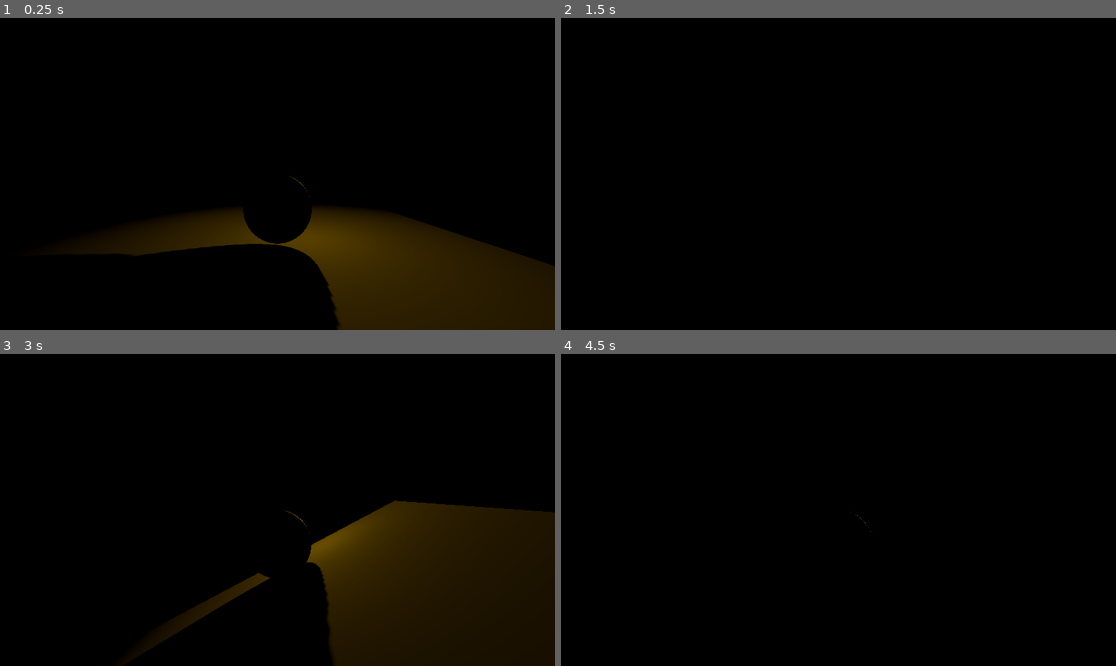
Above: before the commit, frames 1-4 (two rows, left to right).
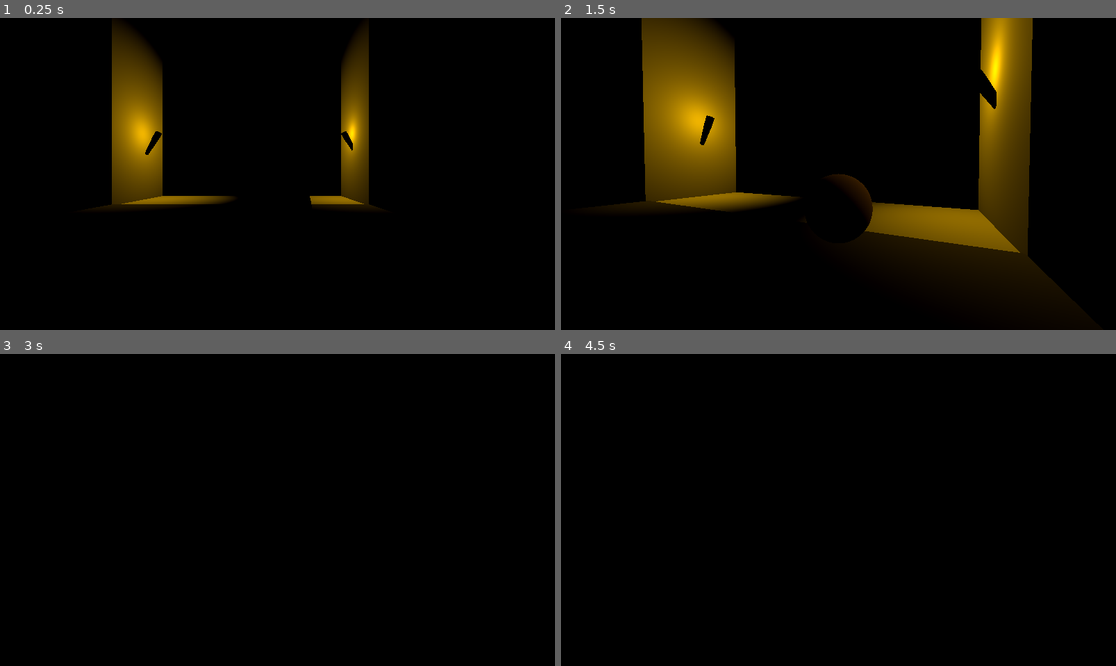
Above: after the commit, the same moments.

Repository: retro-dev-chuck/sk8terboiiii
Game: Godot game, scene res://Game/Sc_Game.tscn
Two runs of this game, one before a commit and one after it. Both use one fixed random seed, a clock stepped at 60 frames per second and the inputs below.
Inputs (mouse positions are in pixels of both pictures, inside the frame that each line leads up to):
- Up to frame 1 (0.25 s): no input
- Up to frame 2 (1.5 s): move the mouse to (866, 174) at 0.52 s; hold W (Up) from 0.53 s (still down); tap 1 (Toggle_Torch, bound only before the commit) at 0.6 s; tap Space (Jump) at 0.77 s; move the mouse to (810, 174) at 1.27 s; tap Shift (Sprint) at 1.35 s
- Up to frame 3 (3 s): keep holding W (Up); tap Space (Jump) at 1.52 s; tap 1 (Toggle_Torch, bound only before the commit) at 1.55, 2.1, 2.85 s; move the mouse to (288, 503) at 2.02 s; move the mouse to (271, 516) at 2.77 s
- Up to frame 4 (4.5 s): keep holding W (Up); tap Space (Jump) at 3.02, 3.77 s; move the mouse to (877, 513) at 3.52 s; hold Shift (Sprint) 3.53-4.28 s; tap 1 (Toggle_Torch, bound only before the commit) at 3.8, 4.35 s; tap Enter at 4.25 s; move the mouse to (794, 506) at 4.27 s

The runs differ from the first frame. In frame 1, 24% of the frame differs, in the area x 14-100%, y 1-100%; in frame 2, 21%; in frame 3, 21%; in frame 4, less than 0.1%.

Commit message:
Torch at gate and pickable torch

Diff:
--- a/Game/Sc_Game.tscn
+++ b/Game/Sc_Game.tscn
@@ -1,8 +1,9 @@
-[gd_scene load_steps=7 format=3 uid="uid://b6nwq01uxjmcb"]
+[gd_scene load_steps=8 format=3 uid="uid://b6nwq01uxjmcb"]
 
 [ext_resource type="PackedScene" uid="uid://bwmepum2xna3u" path="res://NotSoCoolPlayer/Pre_Player.tscn" id="1_t8k4y"]
-[ext_resource type="PackedScene" uid="uid://eryyrtobxw8g" path="res://Map/Walls.tscn" id="2_pa8ys"]
+[ext_resource type="PackedScene" path="res://Map/Walls.tscn" id="2_pa8ys"]
 [ext_resource type="PackedScene" uid="uid://dfae8oexp6jvk" path="res://Map/TopPart.glb" id="3_ekh0v"]
+[ext_resource type="PackedScene" uid="uid://6sdmi3h2j3tb" path="res://Map/Items/Pre_MapTorch.tscn" id="3_v3iej"]
 
 [sub_resource type="BoxShape3D" id="BoxShape3D_t8k4y"]
 size = Vector3(10, 0.1, 10)
@@ -49,6 +50,12 @@
 skeleton = NodePath("../..")
 surface_material_override/0 = SubResource("StandardMaterial3D_pa8ys")
 
+[node name="MapTorch" parent="TestGround2" instance=ExtResource("3_v3iej")]
+transform = Transform3D(0.5, 0.866026, 0, -0.866026, 0.5, 0, 0, 0, 2, -1.58123, 6.88236, 6.6286)
+
+[node name="MapTorch2" parent="TestGround2" instance=ExtResource("3_v3iej")]
+transform = Transform3D(-1, 3.57628e-07, -1.51421e-07, 1.49012e-07, 1, 8.74228e-08, 7.57104e-08, 4.37114e-08, -2, 7.07902, 1.88236, 6.6286)
+
 [node name="TestGround3" type="StaticBody3D" parent="."]
 transform = Transform3D(1, 0, 0, 0, 1, 0, 0, 0, 0.5, -8, -5, 9.91509)
 collision_mask = 3
--- a/Map/Interactable/Interactable.gd
+++ b/Map/Interactable/Interactable.gd
@@ -1,6 +1,10 @@
 class_name Interactable extends Area3D
 
 @export var type: Enums.ItemType = Enums.ItemType.None
+@export var free_parent: Node3D
 
 func interact() -> Enums.ItemType:
 	return type
+
+func picked_up() -> void:
+	free_parent.free()
--- a/Map/Items/MapTorch.gd
+++ b/Map/Items/MapTorch.gd
@@ -1,4 +1,2 @@
 class_name MapTorch extends Node3D
-
-func is_pickable_torch() -> bool:
-	return true
+##any additional functionality (flicker?)
--- a/Map/Items/Pre_MapTorch.tscn
+++ b/Map/Items/Pre_MapTorch.tscn
@@ -1,7 +1,8 @@
-[gd_scene load_steps=4 format=3 uid="uid://6sdmi3h2j3tb"]
+[gd_scene load_steps=5 format=3 uid="uid://6sdmi3h2j3tb"]
 
 [ext_resource type="Script" uid="uid://bn6o6vg4rtbog" path="res://Map/Items/MapTorch.gd" id="1_8wdwa"]
-[ext_resource type="PackedScene" uid="uid://bukftnggqeyrp" path="res://Map/Pre_Torch_Visual.tscn" id="2_iasmb"]
+[ext_resource type="PackedScene" path="res://Map/Pre_Torch_Visual.tscn" id="2_iasmb"]
+[ext_resource type="Script" uid="uid://c8wspo72qo5ys" path="res://Map/Interactable/Interactable.gd" id="3_iasmb"]
 
 [sub_resource type="BoxShape3D" id="BoxShape3D_8wdwa"]
 size = Vector3(1, 1.25781, 1)
@@ -18,8 +19,14 @@
 light_energy = 0.7
 omni_attenuation = 0.7
 
-[node name="Interactable" type="Area3D" parent="."]
+[node name="Interactable" type="Area3D" parent="." node_paths=PackedStringArray("free_parent")]
+collision_layer = 4
+collision_mask = 15
 monitoring = false
+script = ExtResource("3_iasmb")
+type = 1
+free_parent = NodePath("..")
+metadata/_custom_type_script = "uid://c8wspo72qo5ys"
 
 [node name="CollisionShape3D" type="CollisionShape3D" parent="Interactable"]
 transform = Transform3D(1, 0, 0, 0, 1, 0, 0, 0, 1, 0, 0.625003, 0)
--- a/NotSoCoolPlayer/Interaction/PlayerInteraction.gd
+++ b/NotSoCoolPlayer/Interaction/PlayerInteraction.gd
@@ -1 +1,14 @@
 class_name PlayerInteraction extends ShapeCast3D
+
+signal on_interaction_successful(type: Enums.ItemType, interactable: Interactable)
+
+@export var action: String = "SELECT_ACTION"
+
+func _input(event: InputEvent) -> void:
+	if Input.is_action_just_pressed(action):
+		if get_collision_count() == 0:
+			return
+		var interactable: Interactable = get_collider(0) as Interactable
+		if interactable:
+			var type: Enums.ItemType = interactable.interact()
+			on_interaction_successful.emit(type, interactable)
--- /dev/null
+++ b/NotSoCoolPlayer/Interaction/TorchHandler.gd
@@ -0,0 +1,27 @@
+class_name TorchHandler extends Node3D
+
+@export var interaction_right: PlayerInteraction
+@export var interaction_left: PlayerInteraction
+@export var torch_right: PlayerTorch
+@export var torch_left: PlayerTorch
+
+func _ready() -> void:
+	interaction_right.on_interaction_successful.connect(_handle_right_torch)
+	interaction_left.on_interaction_successful.connect(_handle_left_torch)
+
+
+func _handle_right_torch(type: Enums.ItemType, interactable: Interactable) -> void:
+	if type == Enums.ItemType.Torch:
+		if torch_right.is_live:
+			##should not end here, instead should throw torch
+			return
+		torch_right.refresh()
+		interactable.picked_up()
+
+func _handle_left_torch(type: Enums.ItemType, interactable: Interactable) -> void:
+	if type == Enums.ItemType.Torch:
+		if torch_left.is_live:
+			##should not end here, instead should throw torch
+			return
+		torch_left.refresh()
+		interactable.picked_up()
--- a/NotSoCoolPlayer/Pre_Player.tscn
+++ b/NotSoCoolPlayer/Pre_Player.tscn
@@ -1,7 +1,9 @@
-[gd_scene load_steps=8 format=3 uid="uid://bwmepum2xna3u"]
+[gd_scene load_steps=11 format=3 uid="uid://bwmepum2xna3u"]
 
 [ext_resource type="Script" uid="uid://dovlpcqil45w8" path="res://NotSoCoolPlayer/PlayerMovement.gd" id="1_e6h3x"]
+[ext_resource type="Script" uid="uid://c6yllm45ptqnq" path="res://NotSoCoolPlayer/Interaction/TorchHandler.gd" id="2_20335"]
 [ext_resource type="PackedScene" uid="uid://6lf0av5d2gda" path="res://NotSoCoolPlayer/Torch/Pre_PlayerTorch.tscn" id="2_sssf0"]
+[ext_resource type="Script" uid="uid://dm3boenbk7ttj" path="res://NotSoCoolPlayer/Interaction/PlayerInteraction.gd" id="2_xa012"]
 
 [sub_resource type="SphereShape3D" id="SphereShape3D_e6h3x"]
 radius = 0.3
@@ -18,6 +20,9 @@
 radius = 0.1
 height = 0.2
 
+[sub_resource type="CapsuleShape3D" id="CapsuleShape3D_20335"]
+height = 3.0
+
 [node name="Player" type="CharacterBody3D" node_paths=PackedStringArray("pivot")]
 collision_layer = 2
 collision_mask = 3
@@ -31,6 +36,14 @@
 pivot = NodePath("CameraOrigin")
 sensitivity = 0.45
 metadata/_custom_type_script = "uid://dovlpcqil45w8"
+
+[node name="TorchHandler" type="Node3D" parent="." node_paths=PackedStringArray("interaction_right", "interaction_left", "torch_right", "torch_left")]
+script = ExtResource("2_20335")
+interaction_right = NodePath("../CameraOrigin/Interaction_Right")
+interaction_left = NodePath("../CameraOrigin/Interaction_Left")
+torch_right = NodePath("../Torch_Right")
+torch_left = NodePath("../Torch_Left")
+metadata/_custom_type_script = "uid://c6yllm45ptqnq"
 
 [node name="GroundCast" type="ShapeCast3D" parent="."]
 transform = Transform3D(1, 0, 0, 0, 1, 0, 0, 0, 1, 0, 0.674715, 0)
@@ -62,5 +75,30 @@
 transform = Transform3D(1, 0, 0, 0, 1, 0, 0, 0, 1, 0, 0, 3)
 current = true
 
-[node name="Torch" parent="." instance=ExtResource("2_sssf0")]
+[node name="Interaction_Right" type="ShapeCast3D" parent="CameraOrigin"]
+transform = Transform3D(1, 0, 0, 0, -4.37114e-08, -1, 0, 1, -4.37114e-08, 0, 0, -1)
+shape = SubResource("CapsuleShape3D_20335")
+collision_mask = 4
+collide_with_areas = true
+collide_with_bodies = false
+script = ExtResource("2_xa012")
+action = "Interact_Right"
+metadata/_custom_type_script = "uid://dm3boenbk7ttj"
+
+[node name="Interaction_Left" type="ShapeCast3D" parent="CameraOrigin"]
+transform = Transform3D(1, 0, 0, 0, -4.37114e-08, -1, 0, 1, -4.37114e-08, 0, 0, -1)
+shape = SubResource("CapsuleShape3D_20335")
+collision_mask = 4
+collide_with_areas = true
+collide_with_bodies = false
+script = ExtResource("2_xa012")
+action = "Interact_Left"
+metadata/_custom_type_script = "uid://dm3boenbk7ttj"
+
+[node name="Torch_Right" parent="." instance=ExtResource("2_sssf0")]
 transform = Transform3D(1, 0, 0, 0, 1, 0, 0, 0, 1, 0.462751, -0.243101, -0.568506)
+visible = false
+
+[node name="Torch_Left" parent="." instance=ExtResource("2_sssf0")]
+transform = Transform3D(1, 0, 0, 0, 1, 0, 0, 0, 1, -0.770803, -0.243101, -0.568506)
+visible = false
--- a/NotSoCoolPlayer/Torch/PlayerTorch.gd
+++ b/NotSoCoolPlayer/Torch/PlayerTorch.gd
@@ -1,5 +1,27 @@
 class_name PlayerTorch extends Node3D
 
-func _input(event: InputEvent) -> void:
-	if Input.is_action_just_pressed("Toggle_Torch"):
-		visible = !visible
+@export var fresh_lifetime: float = 20.0
+var lifetime: float = 20.0
+var is_live: bool = false
+
+func _ready() -> void:
+	lifetime = 0
+	is_live = false
+
+func _process(delta: float) -> void:
+	if not is_live:
+		return
+	lifetime -= delta
+	if lifetime <= 0:
+		_extinguish()
+
+func _extinguish() -> void:
+	is_live = false
+	##todo: play vfx, sfx here
+	## create empty throw on ground
+	visible = false
+
+func refresh() -> void:
+	lifetime = fresh_lifetime
+	is_live = true
+	visible = true
--- a/project.godot
+++ b/project.godot
@@ -49,7 +49,6 @@
 "deadzone": 0.2,
 "events": [Object(InputEventKey,"resource_local_to_scene":false,"resource_name":"","device":-1,"window_id":0,"alt_press …(191 unchanged characters)…
 , Object(InputEventKey,"resource_local_to_scene":false,"resource_name":"","device":-1,"window_id":0,"alt_pressed":false …(186 unchanged characters)…
-, Object(InputEventMouseButton,"resource_local_to_scene":false,"resource_name":"","device":-1,"window_id":0,"alt_pressed":false,"shift_pressed":false,"ctrl_pressed":false,"meta_pressed":false,"button_mask":1,"position":Vector2(254, 4),"global_position":Vector2(263, 52),"factor":1.0,"button_index":1,"canceled":false,"pressed":true,"double_click":false,"script":null)
 ]
 }
 Brake={
@@ -67,15 +66,22 @@
 "events": [Object(InputEventKey,"resource_local_to_scene":false,"resource_name":"","device":-1,"window_id":0,"alt_press …(195 unchanged characters)…
 ]
 }
-Toggle_Torch={
+Interact_Right={
 "deadzone": 0.2,
-"events": [Object(InputEventKey,"resource_local_to_scene":false,"resource_name":"","device":-1,"window_id":0,"alt_pressed":false,"shift_pressed":false,"ctrl_pressed":false,"meta_pressed":false,"pressed":false,"keycode":0,"physical_keycode":49,"key_label":0,"unicode":49,"location":0,"echo":false,"script":null)
+"events": [Object(InputEventMouseButton,"resource_local_to_scene":false,"resource_name":"","device":-1,"window_id":0,"alt_pressed":false,"shift_pressed":false,"ctrl_pressed":false,"meta_pressed":false,"button_mask":2,"position":Vector2(154, 9),"global_position":Vector2(163, 57),"factor":1.0,"button_index":2,"canceled":false,"pressed":true,"double_click":false,"script":null)
+]
+}
+Interact_Left={
+"deadzone": 0.2,
+"events": [Object(InputEventMouseButton,"resource_local_to_scene":false,"resource_name":"","device":-1,"window_id":0,"alt_pressed":false,"shift_pressed":false,"ctrl_pressed":false,"meta_pressed":false,"button_mask":1,"position":Vector2(168, 18),"global_position":Vector2(177, 66),"factor":1.0,"button_index":1,"canceled":false,"pressed":true,"double_click":false,"script":null)
 ]
 }
 
 [layer_names]
 
 3d_physics/layer_2="Player"
+3d_physics/layer_3="Interactable"
+3d_physics/layer_4="Interact"
 
 [physics]
 
Not shown, added: NotSoCoolPlayer/Interaction/TorchHandler.gd.uid
